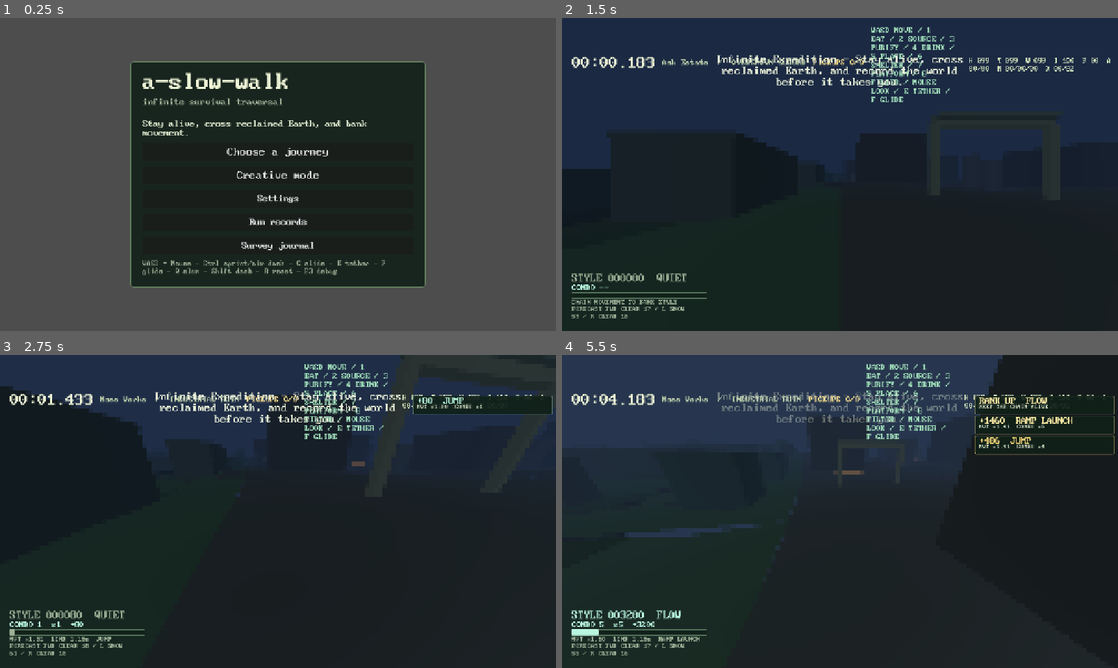
Above: before the commit, frames 1-4 (two rows, left to right).
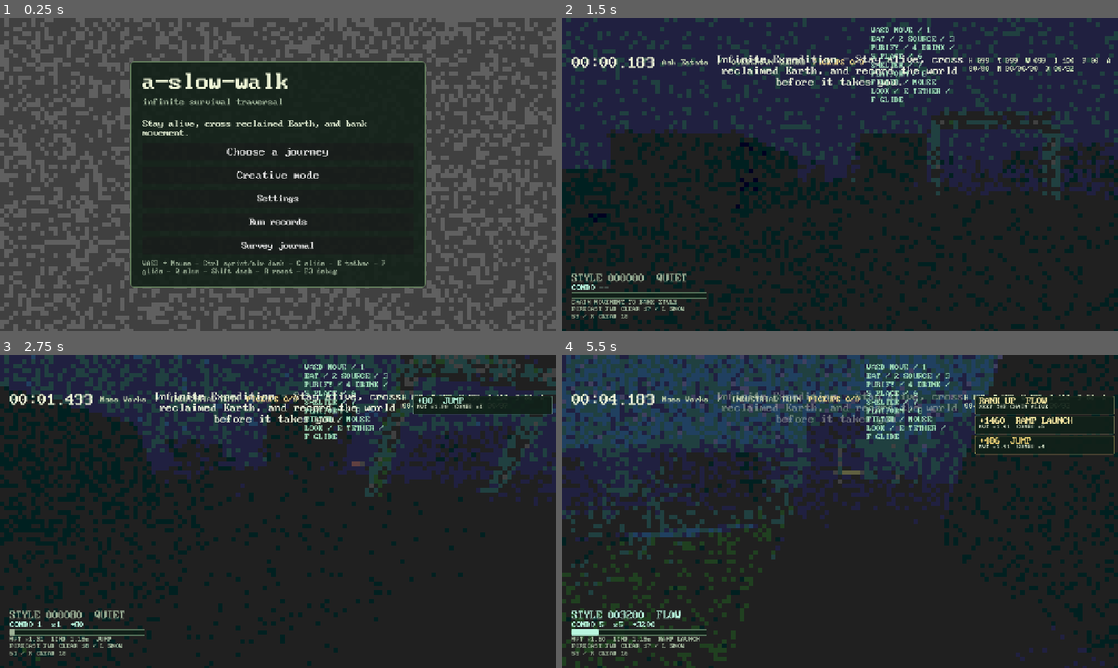
Above: after the commit, the same moments.

Repository: gongahkia/hot-cross-buns
Game: Godot game, scene res://scenes/main.tscn
Same seed, same stepped clock (60 frames per second), same inputs: the game is played once before the commit and once after it.
Inputs (mouse positions are in pixels of both pictures, inside the frame that each line leads up to):
- Up to frame 1 (0.25 s): no input
- Up to frame 2 (1.5 s): click "Choose a journey" at 0.5 s; click "Infinite Expedition SURVIVAL …" at 1.25 s
- Up to frame 3 (2.75 s): tap Enter at 2 s; move the mouse to (305, 511) at 2.02 s; hold W (move_forward) from 2.03 s (still down); tap 7 (build_platform) at 2.1 s; click (305, 511) at 2.17 s; tap Space (jump) at 2.27 s
- Up to frame 4 (5.5 s): keep holding W (move_forward); move the mouse to (812, 511) at 2.77 s; tap 6 (build_shelter) at 2.85 s; tap Space (jump) at 3.02, 4.52, 5.27 s; move the mouse to (851, 505) at 3.52 s; tap 2 (collect_water) at 3.6 s; move the mouse to (834, 517) at 4.27 s; tap 1 (consume_food) at 4.35 s; click (834, 517) at 4.42 s; move the mouse to (878, 514) at 5.02 s; tap 4 (consume_water) at 5.1 s

The runs differ from the first frame. In frame 2, less than 0.1% of the frame differs, in the area x 63-90%, y 31-57%; in frame 3, 0.9%; in frame 4, 1.2%, in the area x 0-89%, y 0-100%.

Commit message:
Add pixel post process presentation

Diff:
--- a/scripts/main.gd
+++ b/scripts/main.gd
@@ -12,6 +12,7 @@
 const PHOTO_MODE := preload("res://scripts/photo_mode.gd")
 const WORLD_WEATHER := preload("res://scripts/world_weather.gd")
 const WORLD_ATMOSPHERE := preload("res://scripts/world_atmosphere.gd")
+const PIXEL_PRESENTATION := preload("res://scripts/pixel_presentation.gd")
 const SURVIVAL_MOVEMENT_POLICY := preload("res://scripts/survival_movement_policy.gd")
 const SURVIVAL_MOVEMENT_FEEDBACK := preload("res://scripts/survival_movement_feedback.gd")
 const SURVIVAL_TRAVERSAL_TELEMETRY := preload("res://scripts/survival_traversal_telemetry.gd")
@@ -1863,10 +1864,15 @@
 shader_type canvas_item;
 uniform sampler2D screen_texture : hint_screen_texture, repeat_disable, filter_nearest;
 uniform float pixel_size = 4.0;
+uniform float palette_steps = 8.0;
+uniform float dither_strength = 0.075;
 void fragment() {
 	vec2 cell = SCREEN_PIXEL_SIZE * pixel_size;
 	vec2 sample_uv = (floor(SCREEN_UV / cell) + vec2(0.5)) * cell;
-	COLOR = texture(screen_texture, sample_uv);
+	vec4 color = texture(screen_texture, sample_uv);
+	float ordered = fract(sin(dot(floor(SCREEN_UV / cell), vec2(12.9898, 78.233))) * 43758.5453) - 0.5;
+	color.rgb = floor(clamp(color.rgb + ordered*dither_strength, 0.0, 1.0)*palette_steps+0.5)/palette_steps;
+	COLOR = color;
 }
 """
 	var material := ShaderMaterial.new()
@@ -1879,6 +1885,8 @@
 	display_filter.visible = mode != Settings.PIXEL_FILTER_OFF
 	if display_filter.visible:
 		(display_filter.material as ShaderMaterial).set_shader_parameter("pixel_size", float(mode))
+		(display_filter.material as ShaderMaterial).set_shader_parameter("palette_steps", 8.0)
+		(display_filter.material as ShaderMaterial).set_shader_parameter("dither_strength", 0.075)
 
 func _add_forest_motes() -> void:
 	var particles := GPUParticles3D.new()
--- /dev/null
+++ b/scripts/pixel_presentation.gd
@@ -0,0 +1,6 @@
+class_name PixelPresentation
+extends RefCounted
+
+static func quantize(color: Color, steps: int = 8) -> Color:
+	var count := maxi(2, steps)
+	return Color(round(color.r*float(count-1))/float(count-1),round(color.g*float(count-1))/float(count-1),round(color.b*float(count-1))/float(count-1),color.a)
--- /dev/null
+++ b/scripts/pixel_presentation_test.gd
@@ -0,0 +1,11 @@
+extends SceneTree
+const PRESENTATION = preload("res://scripts/pixel_presentation.gd")
+var failed := false
+func _initialize() -> void:
+	var quantized := PRESENTATION.quantize(Color(0.51,0.1,0.99), 8)
+	_expect(is_equal_approx(quantized.r,4.0/7.0) and is_equal_approx(quantized.g,1.0/7.0) and is_equal_approx(quantized.b,1.0), "palette quantization drifted")
+	_expect(PRESENTATION.quantize(Color(0.5,0.5,0.5), 1) == PRESENTATION.quantize(Color(0.5,0.5,0.5), 2), "palette step floor drifted")
+	quit(1 if failed else 0)
+func _expect(condition: bool, message: String) -> void:
+	if condition: return
+	failed = true; push_error(message)
Not shown, added: docs/low-poly-pixel-post-process.md
